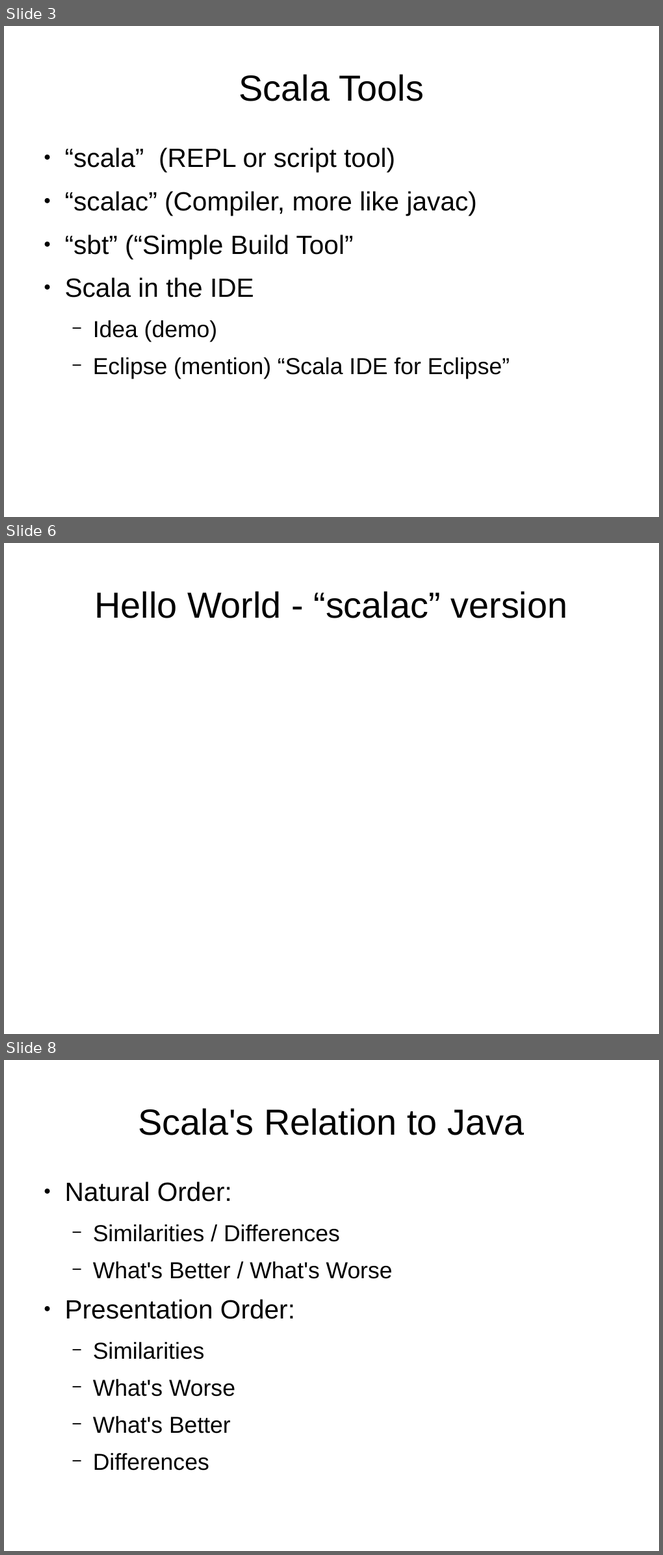
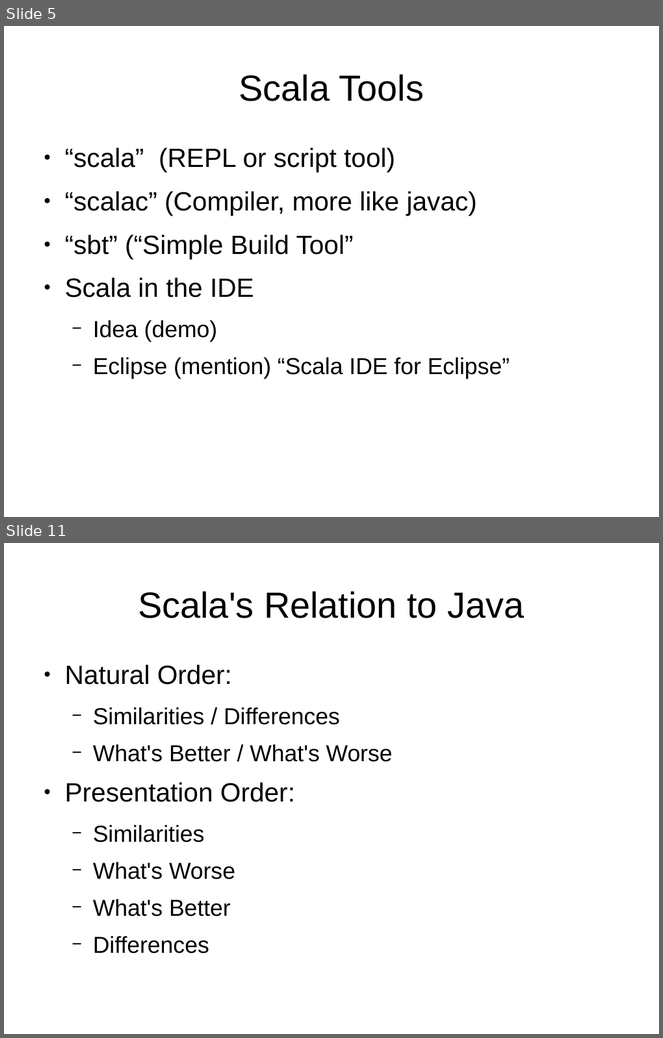
Before and after one commit to JohnLockwood/ScalaTalkSacjug, a slide deck: ScalaDecember2014.odp. Shown one above the other, each under a label of ours: slides 3, 6 and 8 before the commit, slides 5 and 11 after it; the slides between them are not shown. The pictures are 663x1555 and 663x1038 pixels, drawn with LibreOffice and Linux fonts; fonts in the diff are those of the drawing. Boxes give left, top, right and bottom in pixels: in the first picture for what was removed or moved away, otherwise in the second. Text is boxed around its words. In the diff, an @@ line names an element or a change of style, - is before the commit and + after.

```diff
--- a/ScalaDecember2014.odp
+++ b/ScalaDecember2014.odp
@@ slide 6 removed at [4,543,659,1034], background #FFFFFF @@
@@ title removed at [94,591,568,618] @@
-Hello World - “scalac” version
@@ what was slide 3 is now slide 5 @@
@@ what was slide 8 is now slide 11 @@
```
Also in this commit, not shown: 7 slides changed, 5 slides added, 1 other slide removed, 20 other files.
